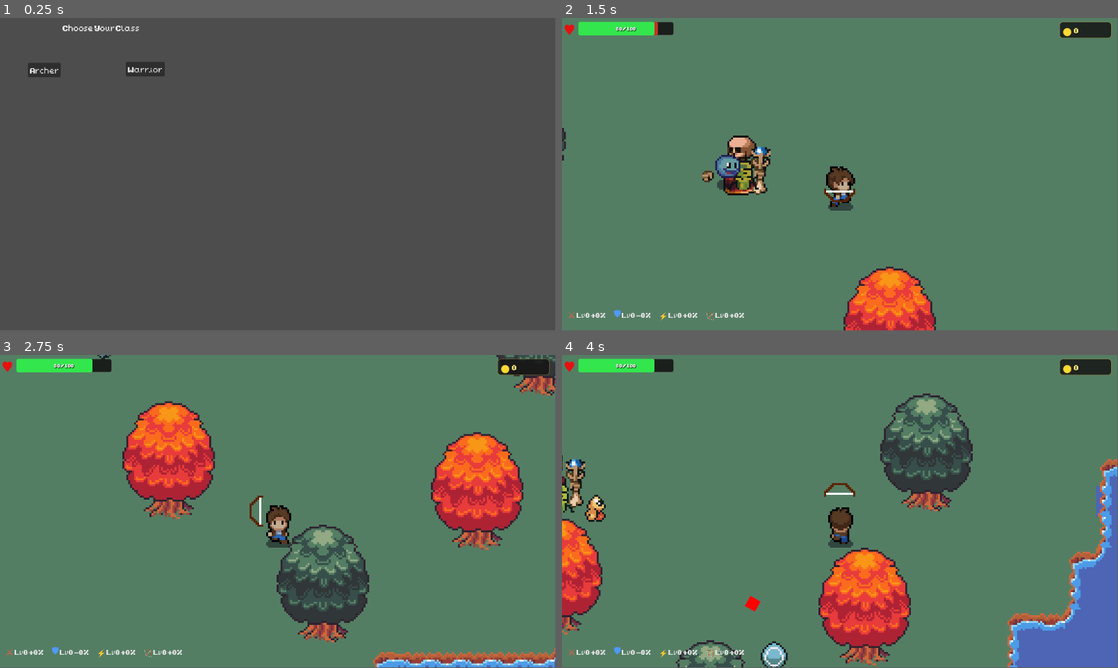
Above: before the commit, frames 1-4 (two rows, left to right).
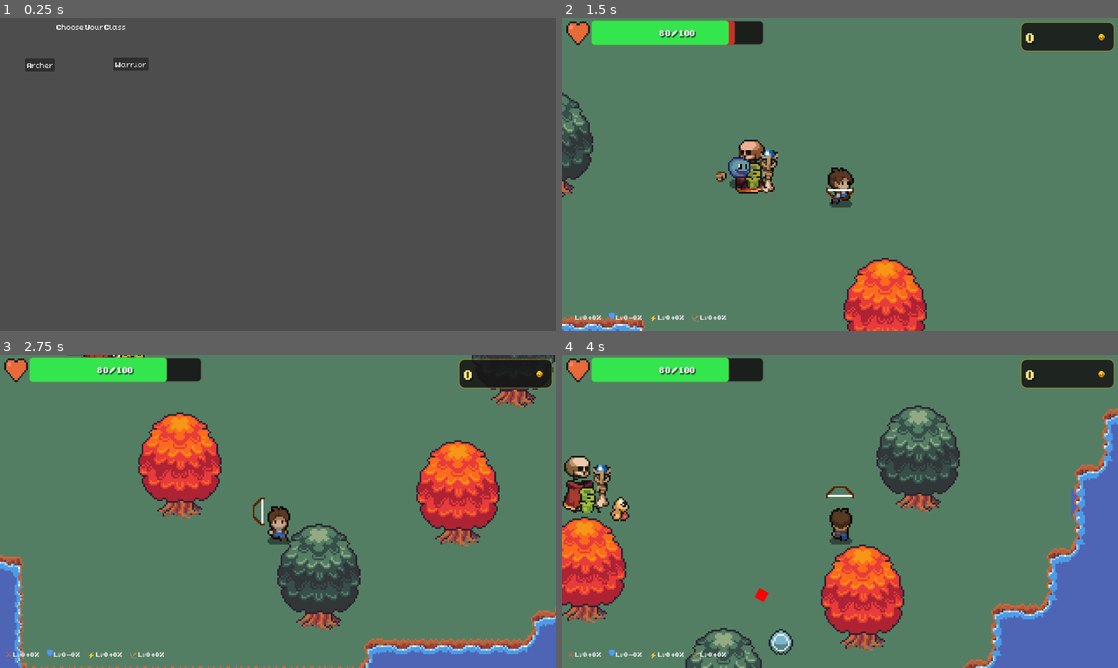
Above: after the commit, the same moments.

Repository: Alex1337F/INDAProject
Game: Godot game, scene res://scenes/class_select.tscn
Same seed, same stepped clock (60 frames per second), same inputs: the game is played once before the commit and once after it.
Inputs (mouse positions are in pixels of both pictures, inside the frame that each line leads up to):
- Up to frame 1 (0.25 s): no input
- Up to frame 2 (1.5 s): click "Archer" at 0.5 s; tap Enter at 1.25 s; move the mouse to (962, 158) at 1.27 s; hold D (walk-right) from 1.28 s (still down); hold Down (aim-down) from 1.28 s (still down)
- Up to frame 3 (2.75 s): move the mouse to (166, 527) at 2.02 s; release D (walk-right) at 2.03 s; release Down (aim-down) at 2.03 s; hold S (walk-backwards) from 2.03 s (still down); tap Left (aim-left) at 2.1 s
- Up to frame 4 (4 s): move the mouse to (895, 442) at 2.77 s; release S (walk-backwards) at 2.78 s; hold D (walk-right) 2.78-3.53 s; hold Right (aim-right) 2.78-3.53 s; move the mouse to (812, 574) at 3.52 s; hold W (walk-forward) from 3.53 s (still down); tap Up (aim-up) at 3.6 s
In our replay, the window is 799x449 before the commit and 800x450 after it. These sizes can differ from the game's own. Grey fills any space a smaller window leaves; there, only what the larger window draws over its background counts as a difference.

The runs differ from the first frame. In frame 1, 0.8% of the frame differs, in the area x 4-30%, y 2-19%; in frame 2, 9.8%; in frame 3, 20%; in frame 4, 21%, in the area x 0-100%, y 0-100%.

Commit message:
Improved the HUD

Diff:
--- a/project.godot
+++ b/project.godot
@@ -18,6 +18,12 @@
 [autoload]
 
 GameState="*uid://cei5bjmyyjy7m"
+
+[display]
+
+window/size/viewport_width=1280
+window/size/viewport_height=720
+window/stretch/mode="viewport"
 
 [gui]
 
--- a/scenes/hud.tscn
+++ b/scenes/hud.tscn
@@ -1,6 +1,8 @@
 [gd_scene format=3 uid="uid://s3aesa7adavn"]
 
 [ext_resource type="Script" uid="uid://dxarlxfoiasco" path="res://scripts/hud.gd" id="1_hud"]
+[ext_resource type="Texture2D" uid="uid://djdqc68rqg7l4" path="res://assets/sprites/Ui/Receptacle/IconHeart.png" id="2_5ysmq"]
+[ext_resource type="Texture2D" uid="uid://bjefdlff7qeaj" path="res://assets/sprites/Ui/Ironchests_RPG_items_pico8_transparentbg_v1.png" id="3_6fi6k"]
 
 [sub_resource type="StyleBoxFlat" id="StyleBoxFlat_bg"]
 bg_color = Color(0.08, 0.08, 0.08, 0.9)
@@ -54,21 +56,21 @@
 [node name="HealthBarContainer" type="Control" parent="." unique_id=867075034]
 layout_mode = 3
 anchors_preset = 0
-offset_left = 12.0
-offset_top = 8.0
-offset_right = 232.0
-offset_bottom = 36.0
+offset_left = 24.0
+offset_top = 6.0
+offset_right = 244.0
+offset_bottom = 34.0
+scale = Vector2(2, 2)
 
-[node name="HeartIcon" type="Label" parent="HealthBarContainer" unique_id=1806896143]
-layout_mode = 1
-offset_left = -9.0
-offset_top = -7.0
-offset_right = 22.0
-offset_bottom = 35.0
-theme_override_colors/font_color = Color(0.95, 0.25, 0.25, 1)
-theme_override_font_sizes/font_size = 30
-text = "♥"
-vertical_alignment = 1
+[node name="HeartIcon" type="TextureRect" parent="HealthBarContainer" unique_id=453893481]
+z_index = 1
+layout_mode = 0
+offset_left = -7.5
+offset_top = 1.0
+offset_right = 32.5
+offset_bottom = 41.0
+scale = Vector2(0.675, 0.675)
+texture = ExtResource("2_5ysmq")
 
 [node name="BarArea" type="Control" parent="HealthBarContainer" unique_id=443099732]
 layout_mode = 1
@@ -117,23 +119,24 @@
 horizontal_alignment = 1
 vertical_alignment = 1
 
-[node name="CoinContainer" type="HBoxContainer" parent="."]
+[node name="CoinContainer" type="HBoxContainer" parent="." unique_id=93310896]
 anchors_preset = 1
 anchor_left = 1.0
 anchor_right = 1.0
-offset_left = -120.0
-offset_top = 8.0
-offset_right = -12.0
-offset_bottom = 42.0
+offset_left = -220.0
+offset_top = 9.0
+offset_right = -112.0
+offset_bottom = 43.0
 grow_horizontal = 0
+scale = Vector2(2, 2)
 theme_override_constants/separation = 4
 
-[node name="Panel" type="Panel" parent="CoinContainer"]
+[node name="Panel" type="Panel" parent="CoinContainer" unique_id=1313363032]
 custom_minimum_size = Vector2(108, 34)
 layout_mode = 2
 theme_override_styles/panel = SubResource("StyleBoxFlat_coin_bg")
 
-[node name="HBox" type="HBoxContainer" parent="CoinContainer/Panel"]
+[node name="HBox" type="HBoxContainer" parent="CoinContainer/Panel" unique_id=1966994398]
 layout_mode = 1
 anchors_preset = 15
 anchor_right = 1.0
@@ -145,14 +148,14 @@
 theme_override_constants/separation = 4
 alignment = 1
 
-[node name="CoinIcon" type="Label" parent="CoinContainer/Panel/HBox"]
-layout_mode = 2
-theme_override_colors/font_color = Color(1, 0.85, 0.2, 1)
-theme_override_font_sizes/font_size = 22
-text = "●"
-vertical_alignment = 1
+[node name="CoinIcon" type="Sprite2D" parent="CoinContainer/Panel/HBox" unique_id=26001558]
+position = Vector2(87, 17.5)
+scale = Vector2(2.285, 2.285)
+texture = ExtResource("3_6fi6k")
+region_enabled = true
+region_rect = Rect2(312, 632, 7, 7)
 
-[node name="CoinLabel" type="Label" parent="CoinContainer/Panel/HBox"]
+[node name="CoinLabel" type="Label" parent="CoinContainer/Panel/HBox" unique_id=1792632993]
 layout_mode = 2
 size_flags_horizontal = 3
 theme_override_colors/font_color = Color(1, 0.92, 0.5, 1)
@@ -162,3 +165,6 @@
 theme_override_font_sizes/font_size = 16
 text = "0"
 vertical_alignment = 1
+
+[node name="TextureRect" type="TextureRect" parent="CoinContainer" unique_id=655883047]
+layout_mode = 2
--- a/scripts/hud.gd
+++ b/scripts/hud.gd
@@ -3,12 +3,12 @@
 @onready var health_bar: ProgressBar = $HealthBarContainer/BarArea/HealthBar
 @onready var damage_bar: ProgressBar = $HealthBarContainer/BarArea/DamageBar
 @onready var health_label: Label = $HealthBarContainer/BarArea/HealthLabel
-@onready var heart_icon: Label = $HealthBarContainer/HeartIcon
+@onready var heart_icon: TextureRect = $HealthBarContainer/HeartIcon
 @onready var bar_container: Control = $HealthBarContainer
 
 # Coin HUD
 @onready var coin_label: Label = $CoinContainer/Panel/HBox/CoinLabel
-@onready var coin_icon: Label = $CoinContainer/Panel/HBox/CoinIcon
+@onready var coin_icon: Sprite2D = $CoinContainer/Panel/HBox/CoinIcon
 
 var previous_health: int = 100
 var shake_intensity: float = 0.0
@@ -129,15 +129,16 @@
 
 		# --- Heart icon bounce ---
 		var heart_tween = create_tween()
-		heart_icon.scale = Vector2(1.0, 1.0)
-		heart_tween.tween_property(heart_icon, "scale", Vector2(1.6, 1.6), 0.08)
-		heart_tween.tween_property(heart_icon, "scale", Vector2(0.85, 0.85), 0.1)
-		heart_tween.tween_property(heart_icon, "scale", Vector2(1.0, 1.0), 0.15)
+		var heart_base_scale = Vector2(0.675, 0.675)
+		heart_icon.scale = heart_base_scale
+		heart_tween.tween_property(heart_icon, "scale", heart_base_scale * 1.6, 0.08)
+		heart_tween.tween_property(heart_icon, "scale", heart_base_scale * 0.85, 0.1)
+		heart_tween.tween_property(heart_icon, "scale", heart_base_scale, 0.15)
 	else:
 		# Healing / respawn – damage bar catches up immediately
 		damage_bar.value = current_hp
 		# Reset heart icon (in case we respawned after death)
-		heart_icon.modulate = Color(0.95, 0.25, 0.25, 1.0)
+		heart_icon.modulate = Color.WHITE
 
 	# --- Update label ---
 	health_label.text = str(current_hp) + " / " + str(max_hp)
